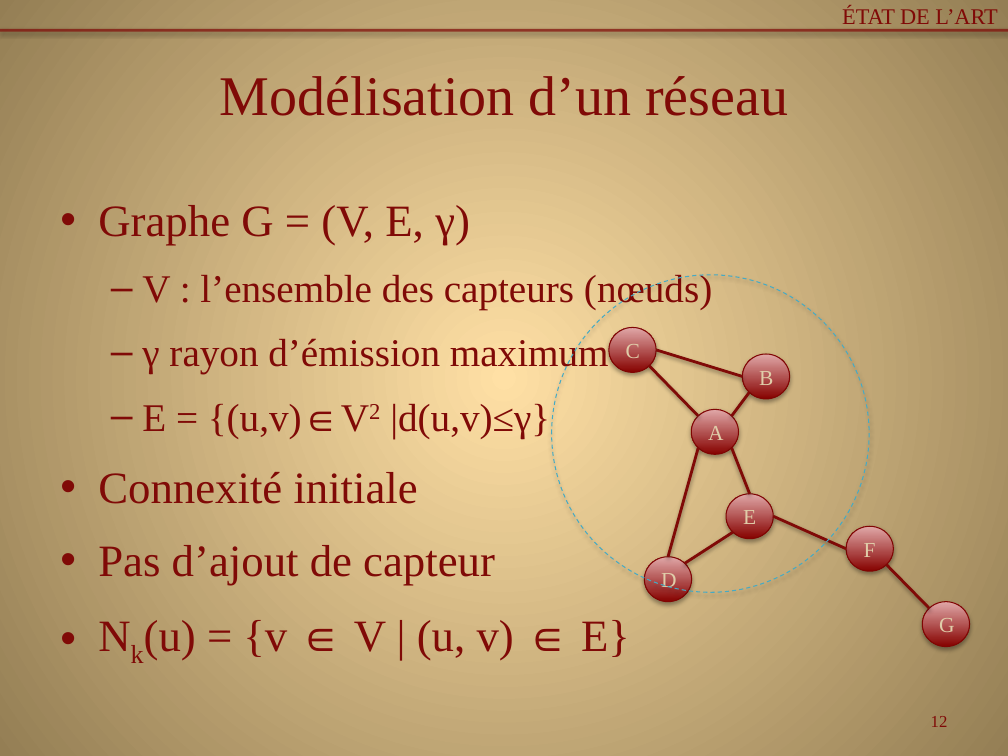
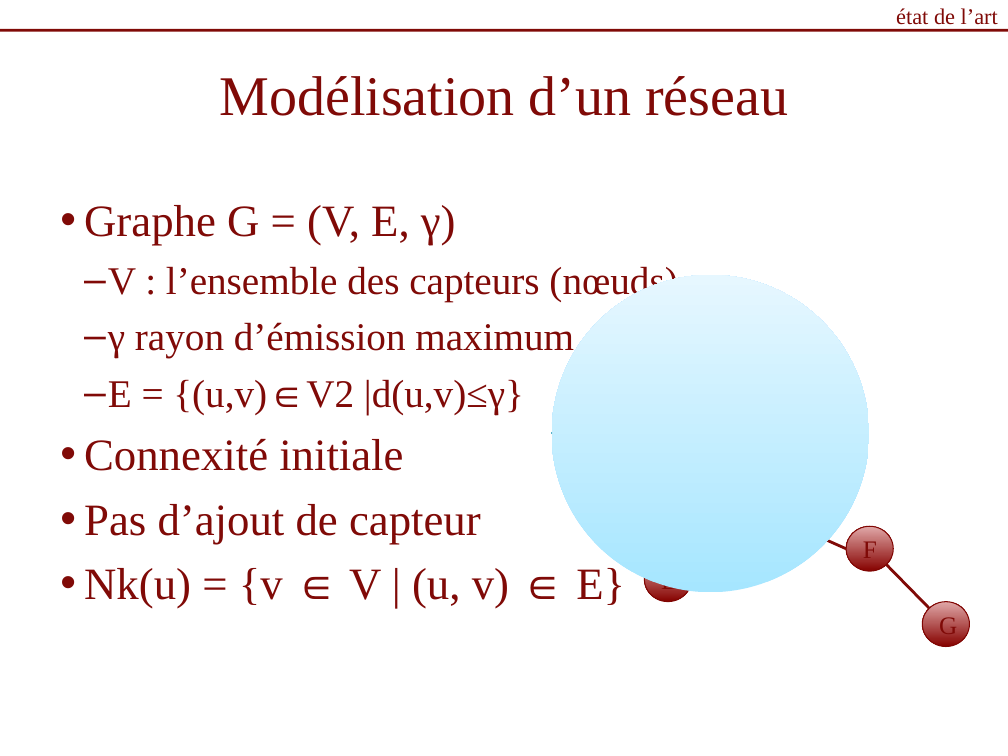
Before and after one commit to Patre/Energy-saving-in-sensors--networks, a slide deck: slide 12 of Redaction/pres.pptx. Drawn at 1008x756 pixels with LibreOffice and Linux fonts; fonts in the diff are those of the drawing. Boxes give left, top, right and bottom in pixels: in the first picture for what was removed or moved away, otherwise in the second. Text is boxed around its words. In the diff, an @@ line names an element or a change of style, - is before the commit and + after.

```diff
--- a/Redaction/pres.pptx
+++ b/Redaction/pres.pptx
@@ background gradient #FFDFA6 to #957E54 to #FFFFFF @@
@@ text at (x1=896, y1=8, x2=998, y2=25): text changed @@
-ÉTAT DE L’ART
+état de l’art
@@ line (0, 30) - (1008, 30): stroke #800A07 2 pt to #800A07 2.01 pt @@
@@ text "Graphe G = (V, E, ..." at (x1=84, y1=205, x2=677, y2=609): now on the baseline in "{(u,v)∈V2", "Nk(u)"; indent changed; less space between paragraphs @@
@@ ellipse at (x1=551, y1=275, x2=869, y2=593): fill none to gradient #A6E6FF to #E6F7FF; outline #46AAC5 0.75 pt dashed to #46AAC4 0.74 pt; shadow off @@
@@ text in ellipse at (x1=626, y1=344, x2=640, y2=363): text removed @@
-C
@@ line (742, 376) - (656, 350): stroke #800A07 2 pt to #800A07 2.01 pt @@
@@ line (649, 366) - (699, 416): stroke #800A07 2 pt to #800A07 2.01 pt @@
@@ text in ellipse at (x1=759, y1=371, x2=773, y2=390): text removed @@
-B
@@ line (732, 416) - (749, 392): stroke #800A07 2 pt to #800A07 2.01 pt @@
@@ line (699, 448) - (668, 556): stroke #800A07 2 pt to #800A07 2.01 pt @@
@@ text in ellipse at (x1=708, y1=426, x2=723, y2=445): text removed @@
-A
@@ line (732, 448) - (750, 494): stroke #800A07 2 pt to #800A07 2.01 pt @@
@@ fill gradient #870300 to #E0A9A9 to gradient #860200 to #E0A8A8; outline #800704 0.75 pt to #800603 0.74 pt; shadow off in 4 elements at (x1=691, y1=409, x2=739, y2=454), (x1=743, y1=354, x2=790, y2=398), (x1=609, y1=328, x2=656, y2=372), (x1=726, y1=494, x2=773, y2=538) @@
@@ line (684, 563) - (733, 532): stroke #800A07 2 pt to #800A07 2.01 pt @@
@@ text in ellipse at (x1=743, y1=510, x2=756, y2=530): text removed @@
-E
@@ line (773, 516) - (846, 548): stroke #800A07 2 pt to #800A07 2.01 pt @@
@@ line (886, 564) - (929, 608): stroke #800A07 2 pt to #800A07 2.01 pt @@
@@ size 15.3 to 18 pt, text colour #E0CDA9 to #800A07; fill gradient #870300 to #E0A9A9 to gradient #860200 to #E0A8A8; outline #800704 0.75 pt to #800603 0.74 pt; shadow off in 3 elements at (x1=644, y1=556, x2=691, y2=601), (x1=846, y1=526, x2=893, y2=571), (x1=922, y1=602, x2=970, y2=646) @@
@@ page number removed at (x1=931, y1=716, x2=948, y2=727) @@
-12
```
Also in this commit, not shown: 28 other slides changed, 8 slides added, 1 slide removed.
